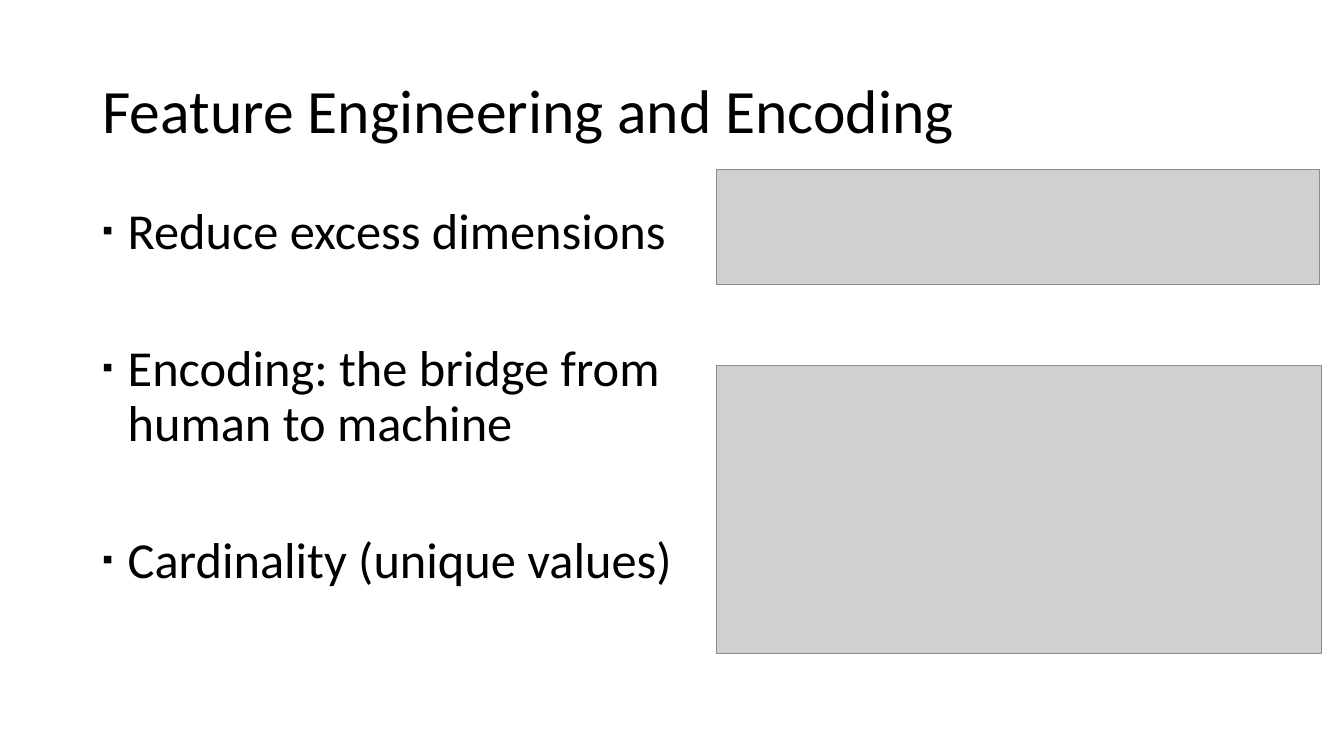
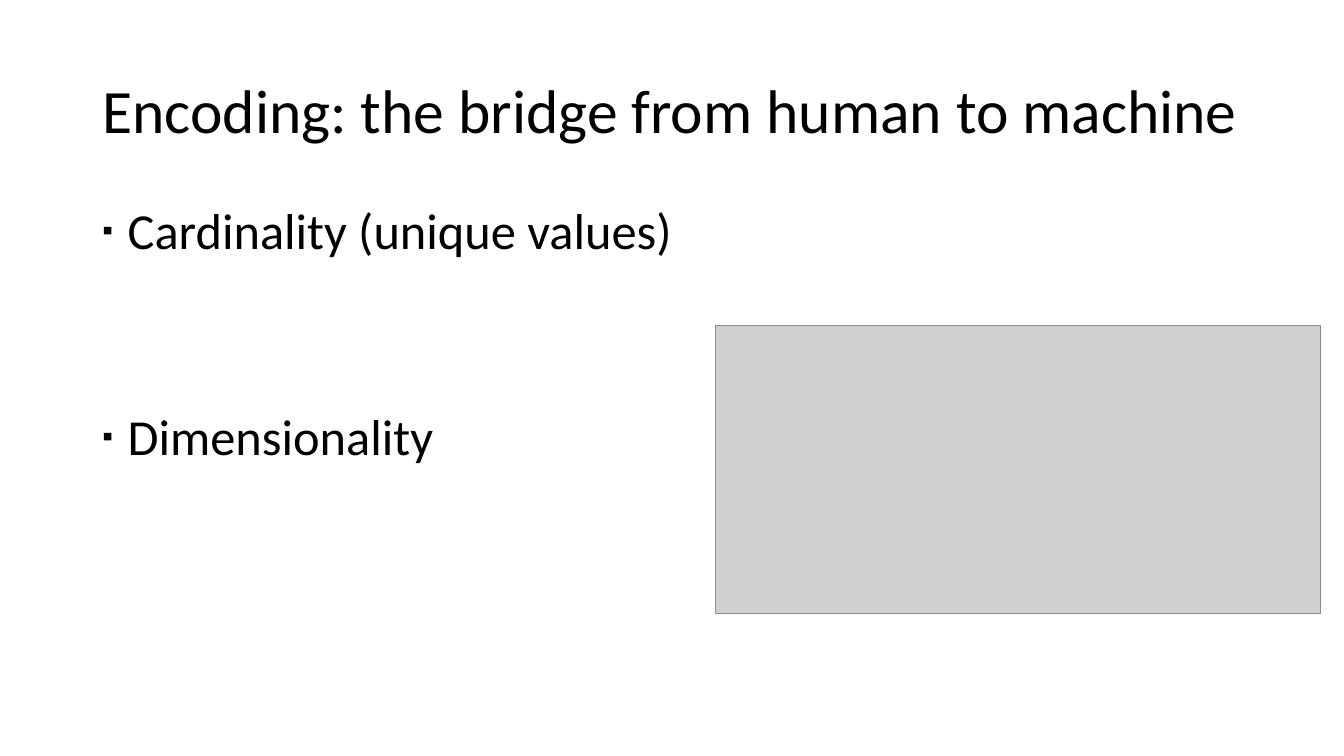
Before and after one commit to andy-j-block/census_income_predictions, a slide deck: slide 9 of slide_deck.pptx. Drawn at 1344x756 pixels with LibreOffice and Linux fonts; fonts in the diff are those of the drawing; grey boxes stand for pictures. Boxes give left, top, right and bottom in pixels: in the first picture for what was removed or moved away, otherwise in the second. Text is boxed around its words. In the diff, an @@ line names an element or a change of style, - is before the commit and + after.

```diff
--- a/slide_deck.pptx
+++ b/slide_deck.pptx
@@ title at box(102, 90, 1236, 144): text changed @@
-Feature Engineering and Encoding
+Encoding: the bridge from human to machine
@@ picture removed at box(717, 169, 1320, 284) @@
@@ text at box(128, 214, 666, 442): paragraphs removed @@
-▪ Reduce excess dimensions
-▪ Encoding: the bridge from human to machine
@@ picture: place and size @@
-picture at box(717, 366, 1322, 653)
+picture at box(716, 326, 1321, 613)
@@ text at box(128, 420, 433, 463): paragraph added @@
+▪ Dimensionality
```
Also in this commit, not shown: 2 other slides changed, 1 slide removed, 3 other files.
